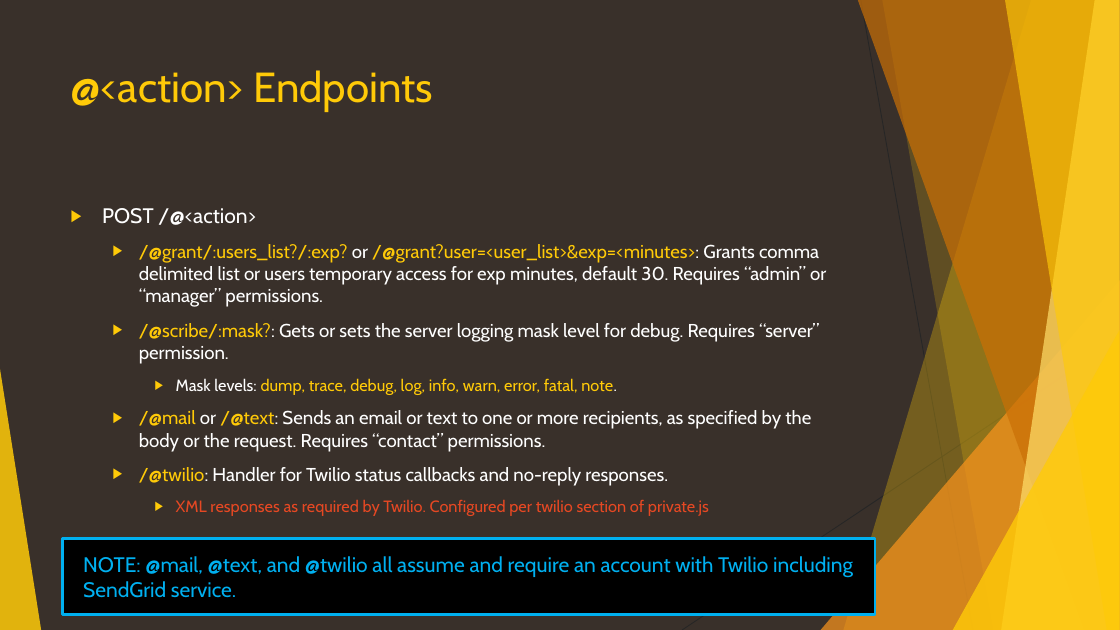
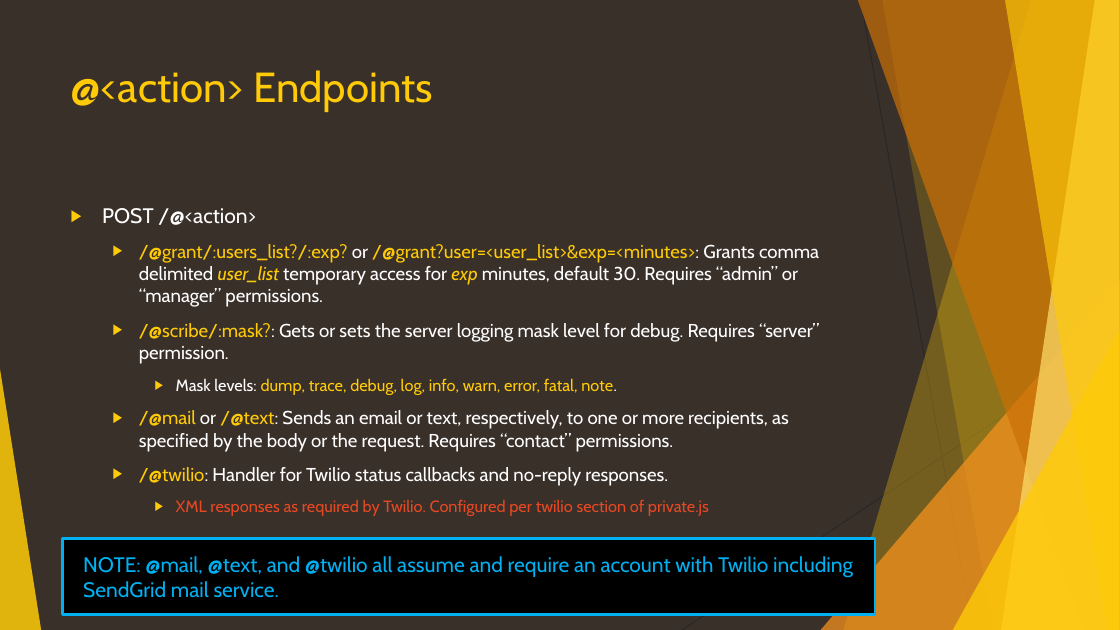
Before and after one commit to CanyonCasa/HomebrewDIY, a slide deck: slide 31 of HomebrewAPI.pptx (slide 30 before the commit). Drawn at 1120x630 pixels with LibreOffice and Linux fonts; fonts in the diff are those of the drawing. Boxes give left, top, right and bottom in pixels: in the first picture for what was removed or moved away, otherwise in the second. Text is boxed around its words. In the diff, an @@ line names an element or a change of style, - is before the commit and + after.

```diff
--- a/HomebrewAPI.pptx
+++ b/HomebrewAPI.pptx
@@ text at (139, 244, 819, 307): text changed @@
-  ▶ /@grant/:users_list?/:exp? or /@grant?user=<user_list>&exp=<minutes>: Grants comma delimited list or users temporary access for exp minutes, default 30. Requires “admin” or “manager” permissions.
+  ▶ /@grant/:users_list?/:exp? or /@grant?user=<user_list>&exp=<minutes>: Grants comma delimited user_list temporary access for exp minutes, default 30. Requires “admin” or “manager” permissions.
@@ text at (139, 410, 789, 452): text changed @@
-  ▶ /@mail or /@text: Sends an email or text to one or more recipients, as specified by the body or the request. Requires “contact” permissions.
+  ▶ /@mail or /@text: Sends an email or text, respectively, to one or more recipients, as specified by the body or the request. Requires “contact” permissions.
@@ text in rectangle at (83, 556, 853, 598): text changed @@
-  NOTE: @mail, @text, and @twilio all assume and require an account with Twilio including SendGrid service.
+  NOTE: @mail, @text, and @twilio all assume and require an account with Twilio including SendGrid mail service.
```
Also in this commit, not shown: 10 other slides changed, 4 slides added, 1 slide removed, 8 other files.
